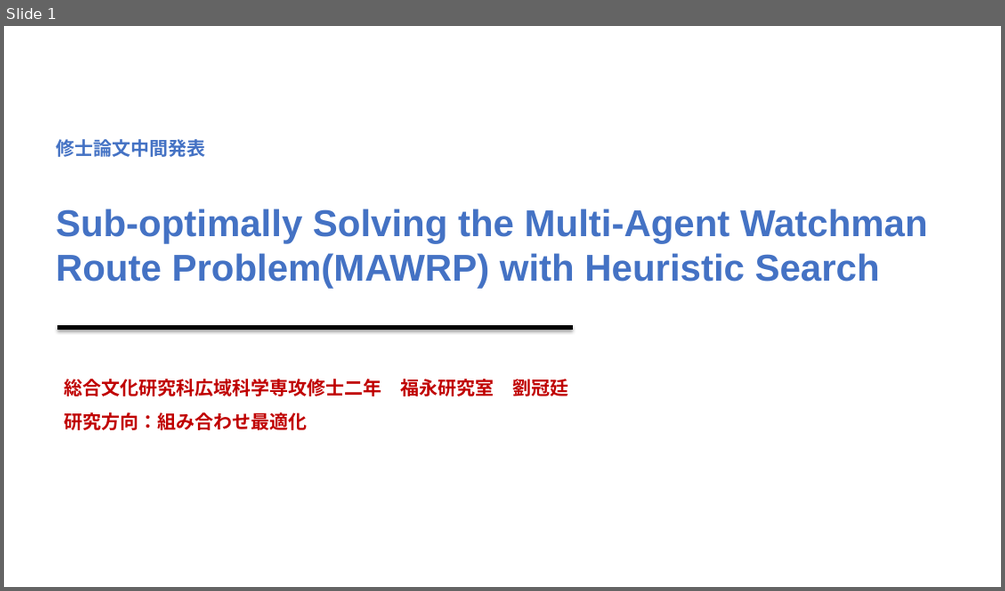
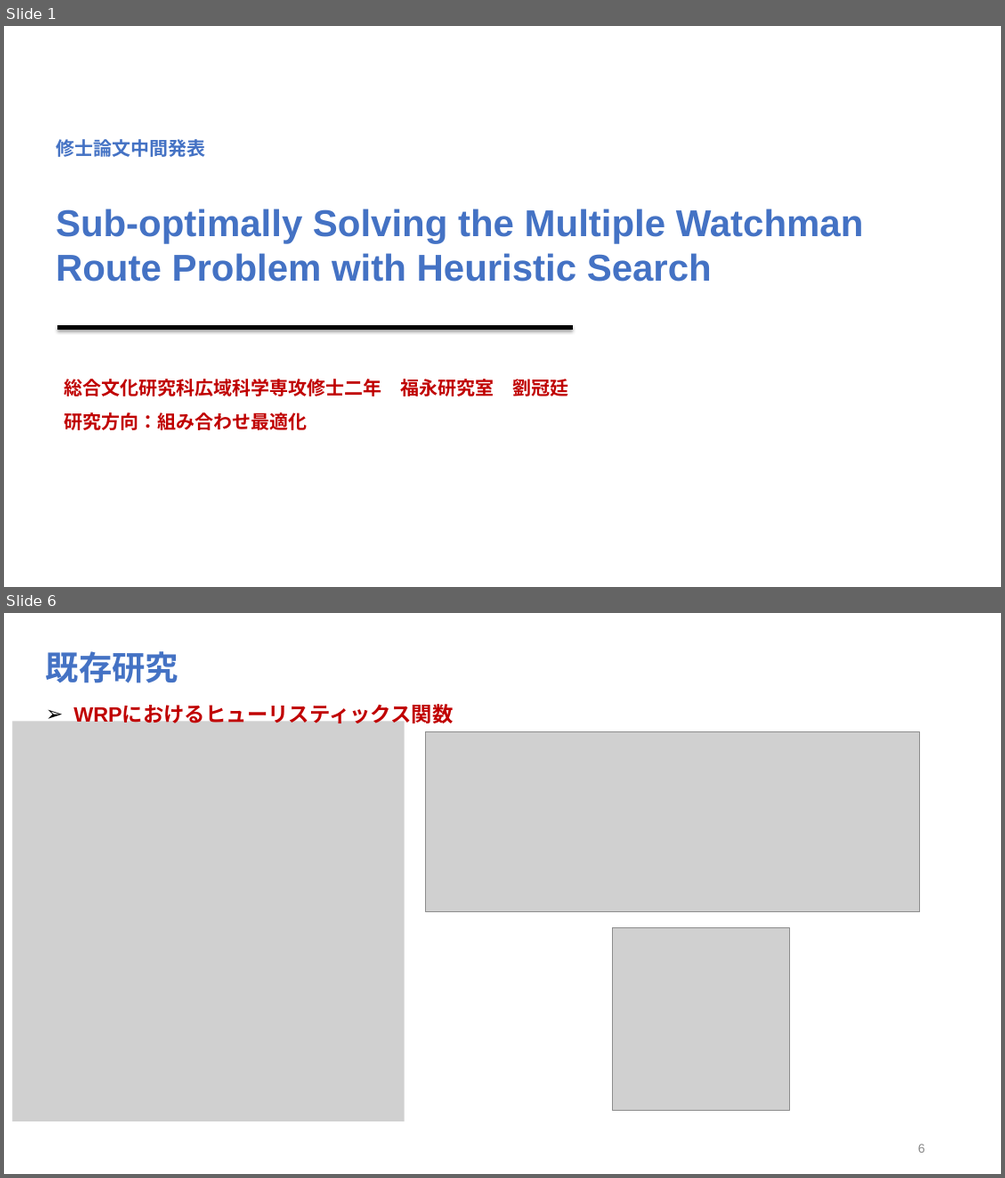
Before and after one commit to lgt494371725/Research, a slide deck: 31216835_LIUGuanting.pptx. Shown one above the other, each under a label of ours: slide 1 before the commit, slides 1 and 6 after it; the slides between them are not shown. The pictures are 1005x591 and 1005x1178 pixels, drawn with LibreOffice and Linux fonts; fonts in the diff are those of the drawing; grey boxes stand for pictures. Boxes give left, top, right and bottom in pixels: in the first picture for what was removed or moved away, otherwise in the second. Text is boxed around its words. In the diff, an @@ line names an element or a change of style, - is before the commit and + after.

Commit message:
multi-agent visualization complete

```diff
--- a/31216835_LIUGuanting.pptx
+++ b/31216835_LIUGuanting.pptx
@@ slide 6 added at bbox=[4, 613, 1001, 1174], background #FFFFFF @@
@@ text added at bbox=[46, 651, 178, 683], 32 pt, text #4472C4, bold @@
+既存研究
@@ text added at bbox=[73, 705, 453, 726], 20 pt, text #C00000, bold @@
+➢ WRPにおけるヒューリスティックス関数
@@ picture added at bbox=[12, 722, 404, 1121] @@
@@ picture added at bbox=[426, 732, 919, 912] @@
@@ picture added at bbox=[613, 927, 790, 1110] @@
@@ page number added at bbox=[918, 1143, 925, 1152], 12 pt, text #888888 @@
+6
@@ slide 1 changed as well @@
@@ text at bbox=[56, 208, 864, 281]: text changed @@
-Sub-optimally Solving the Multi-Agent Watchman Route Problem(MAWRP) with Heuristic Search
+Sub-optimally Solving the Multiple Watchman Route Problem with Heuristic Search
```
Also in this commit, not shown: 1 other slide changed, 11 other slides added, 1 slide removed, 6 other files.
